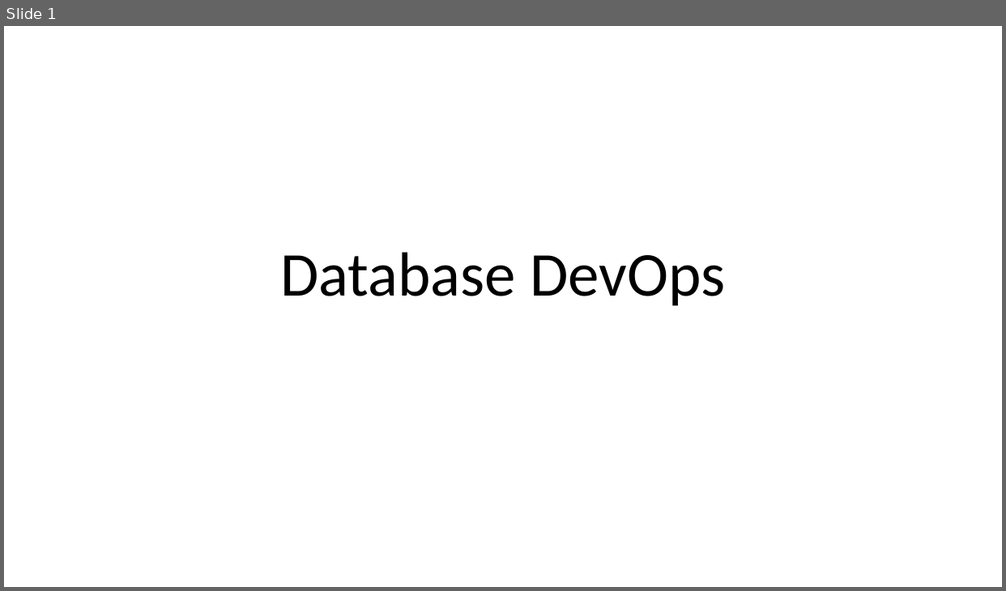
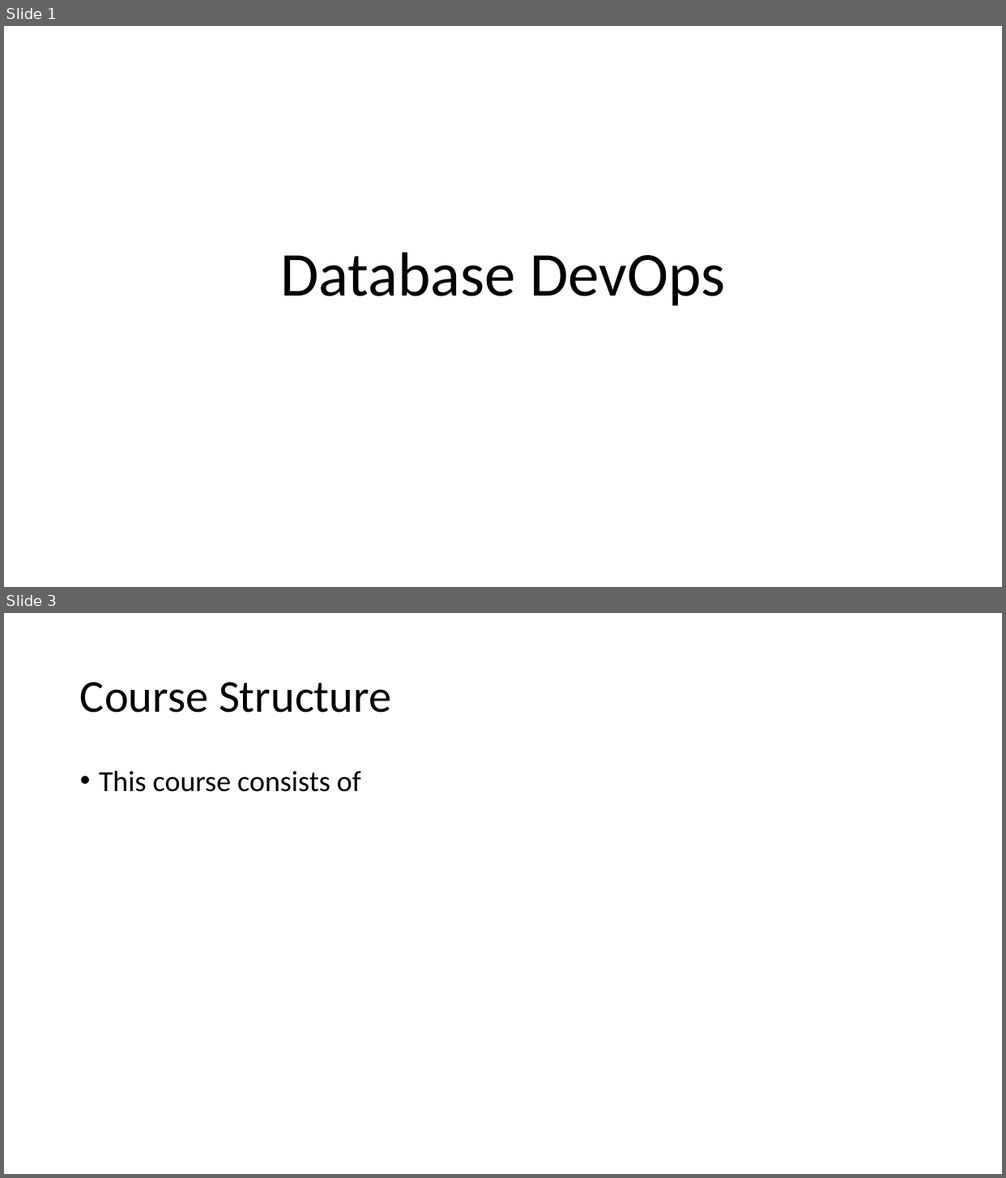
Before and after one commit to way0utwest/DatabaseDevOpsMS, a slide deck: Section 1- Intro to DevOps/IntroDatabaseDevOps.pptx. Shown one above the other, each under a label of ours: slide 1 before the commit, slides 1 and 3 after it; the slides between them are not shown. The pictures are 1006x591 and 1006x1178 pixels, drawn with LibreOffice and Linux fonts; fonts in the diff are those of the drawing. Boxes give left, top, right and bottom in pixels: in the first picture for what was removed or moved away, otherwise in the second. Text is boxed around its words. In the diff, an @@ line names an element or a change of style, - is before the commit and + after.

```diff
--- a/Section 1- Intro to DevOps/IntroDatabaseDevOps.pptx
+++ b/Section 1- Intro to DevOps/IntroDatabaseDevOps.pptx
@@ slide 3 added at (4,613,1002,1174), background #FFFFFF @@
@@ title added at (80,682,391,713), 44 pt, text #000000 @@
+Course Structure
@@ text added at (99,771,361,792), 28 pt, text #000000 @@
+• This course consists of
```
Also in this commit, not shown: 1 slide changed, 4 other slides added, 4 other files.
